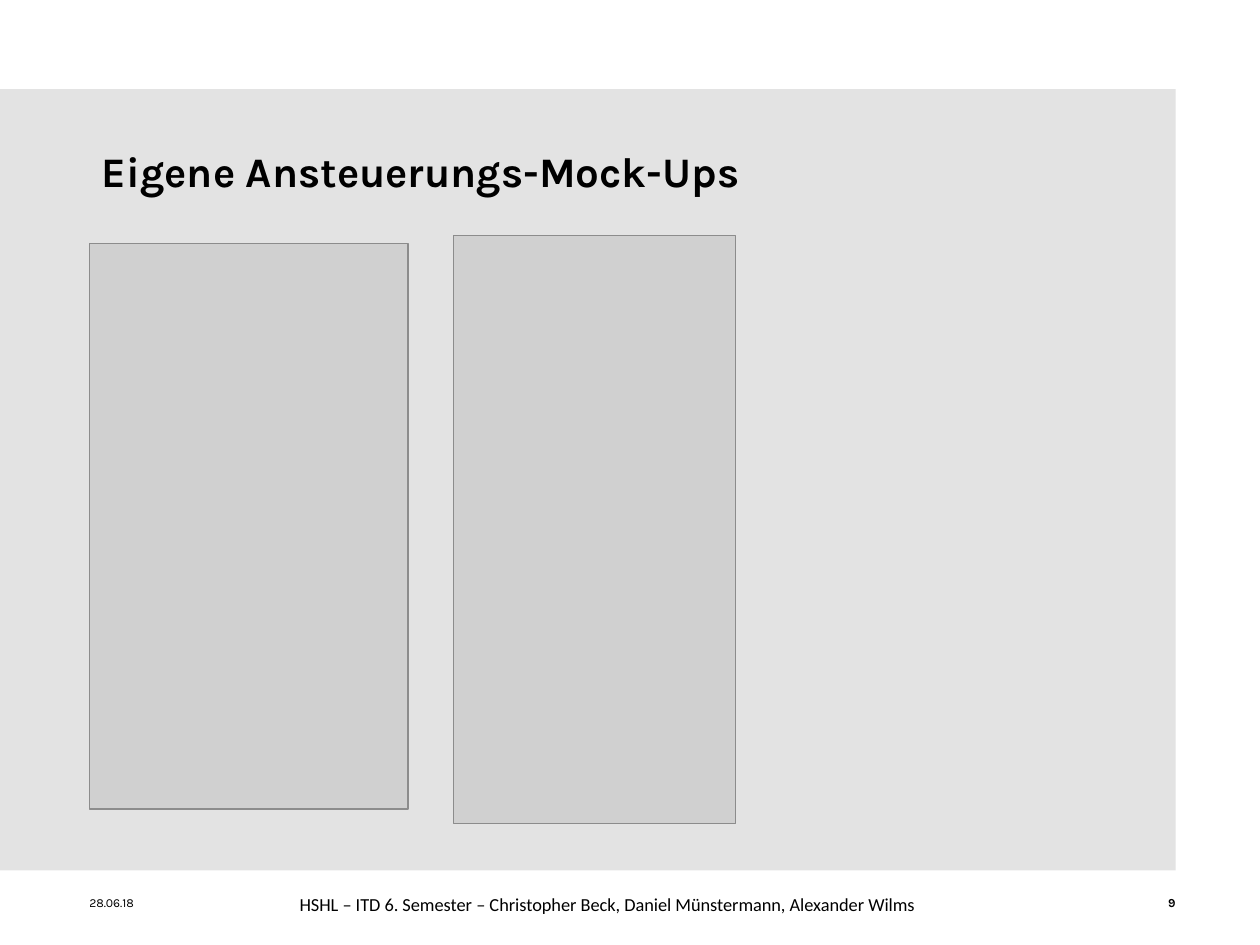
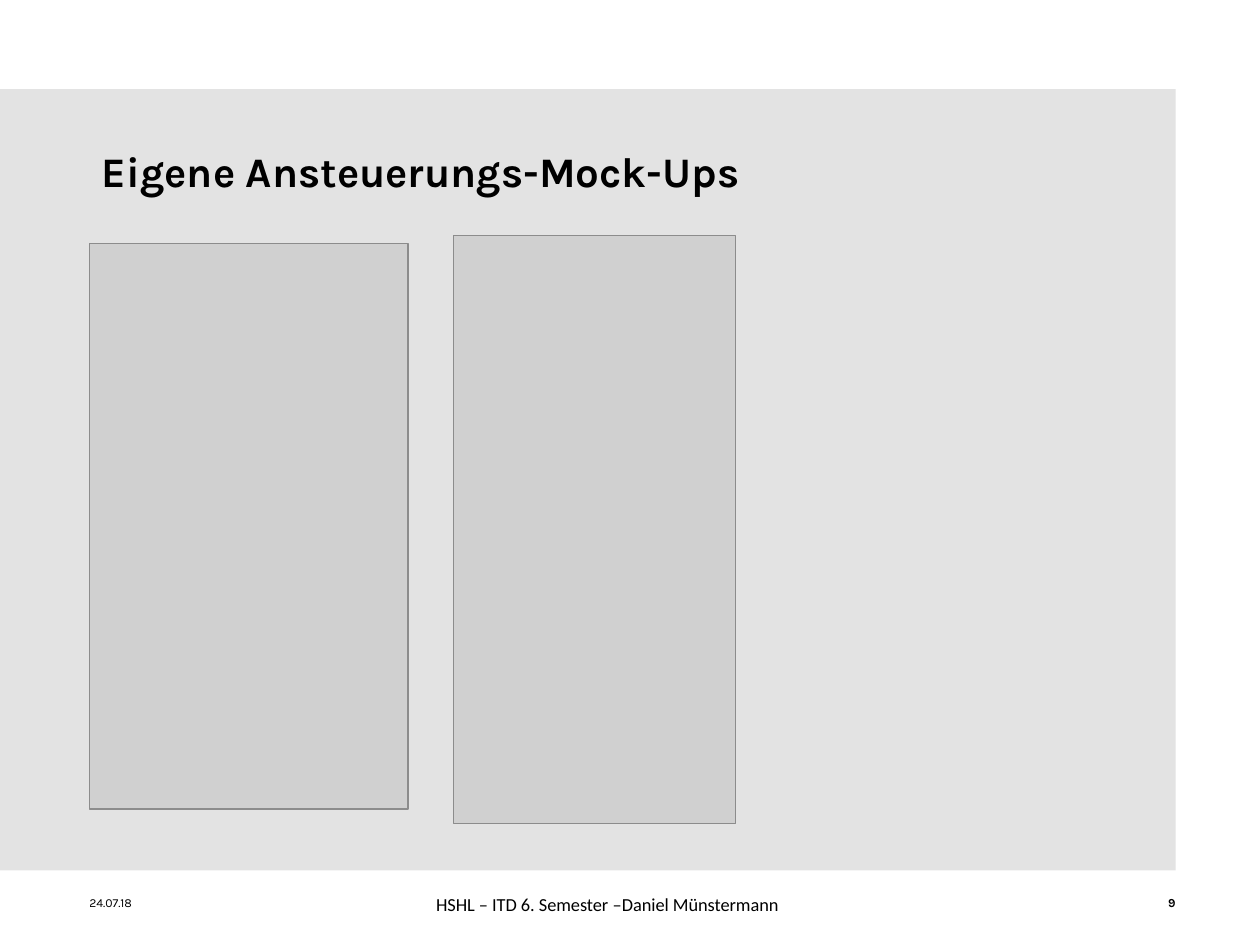
Before and after one commit to ChristineAgethen/Interaktionskonzept_Rollstuhl, a slide deck: slide 9 of Interaktionskonzept.pptx. Drawn at 1260x945 pixels with LibreOffice and Linux fonts; fonts in the diff are those of the drawing; grey boxes stand for pictures; background and template pictures are left out. Boxes give left, top, right and bottom in pixels: in the first picture for what was removed or moved away, otherwise in the second. Text is boxed around its words. In the diff, an @@ line names an element or a change of style, - is before the commit and + after.

Commit message:
update

```diff
--- a/Interaktionskonzept.pptx
+++ b/Interaktionskonzept.pptx
@@ text at (89,899,132,907): text changed @@
-28.06.18
+24.07.18
@@ text at (436,898,779,911): text changed @@
-HSHL – ITD 6. Semester – Christopher Beck, Daniel Münstermann, Alexander Wilms
+HSHL – ITD 6. Semester –Daniel Münstermann
```
Also in this commit, not shown: 10 other slides changed.
